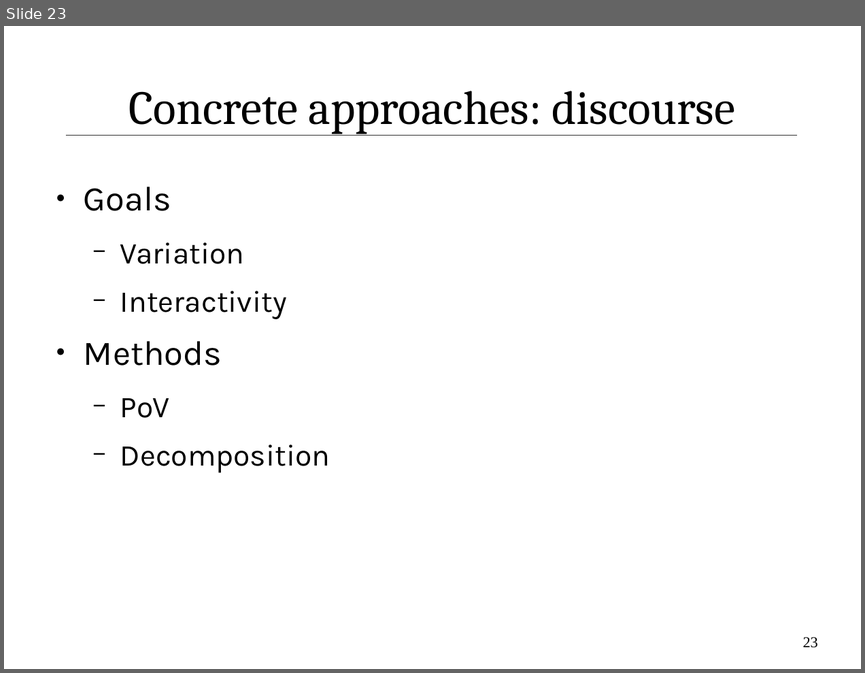
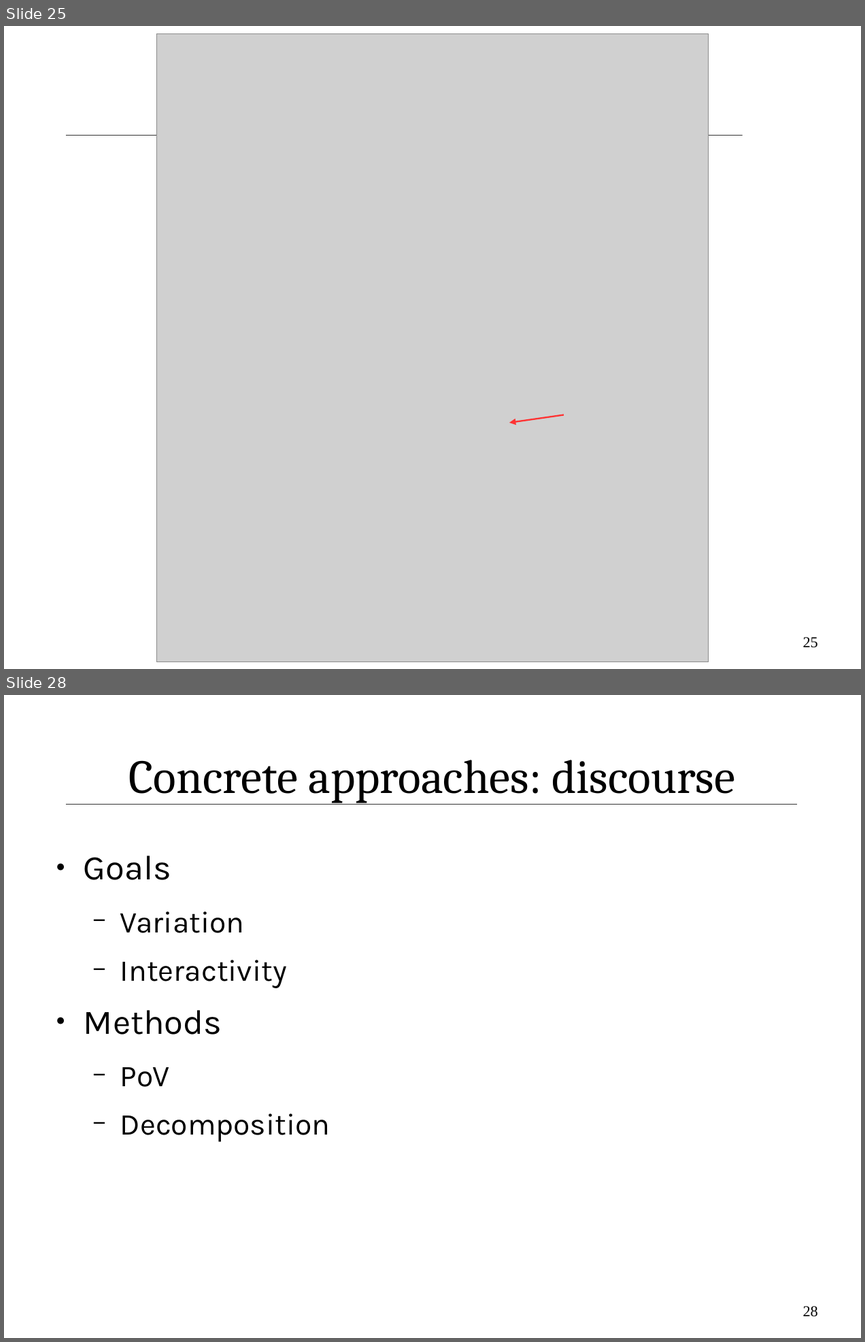
Before and after one commit to IllDepence/ai_seminar, a slide deck: praes/praes.odp. Shown one above the other, each under a label of ours: slide 23 before the commit, slides 25 and 28 after it; the slides between them are not shown. The pictures are 865x673 and 865x1342 pixels, drawn with LibreOffice and Linux fonts; fonts in the diff are those of the drawing; grey boxes stand for pictures. Boxes give left, top, right and bottom in pixels: in the first picture for what was removed or moved away, otherwise in the second. Text is boxed around its words. In the diff, an @@ line names an element or a change of style, - is before the commit and + after.

```diff
--- a/praes/praes.odp
+++ b/praes/praes.odp
@@ slide 25 added at bbox=[4, 26, 861, 669], background #FFFFFF; not listed: 1 template element that a slide beside it also shows @@
@@ picture added at bbox=[156, 33, 708, 662] @@
@@ rectangle added at bbox=[742, 127, 828, 174], fill #FFFFFF @@
@@ arrow added from (564, 415) to (509, 422), #FF3333 1.45 pt @@
@@ page number added at bbox=[803, 637, 818, 648], 14 pt, text #000000 @@
+25
@@ what was slide 23 is now slide 28 @@
@@ page number at bbox=[803, 1306, 818, 1317]: text changed @@
-23
+28
```
Also in this commit, not shown: 3 slides changed, 4 other slides added, 8 other files.
